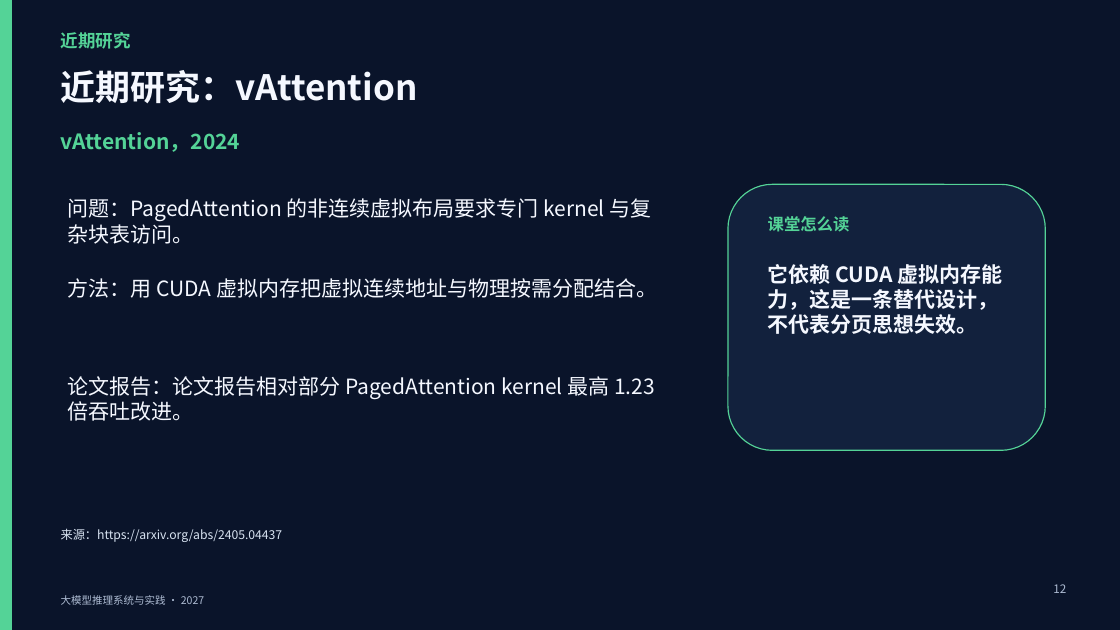
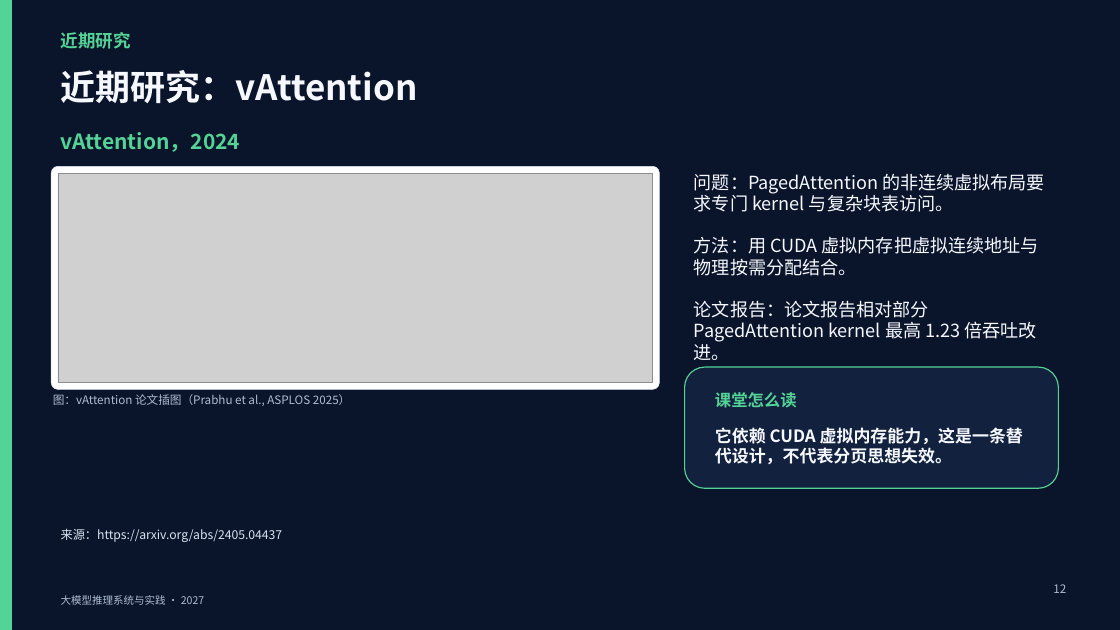
Before and after one commit to vLLM-HUST/intro-to-llm-inference-engines, a slide deck: slide 12 of build/slides/2027/lectures-8-pptx/第04讲_KV缓存与状态管理.pptx. Drawn at 1120x630 pixels with LibreOffice and Linux fonts; fonts in the diff are those of the drawing; grey boxes stand for pictures. Boxes give left, top, right and bottom in pixels: in the first picture for what was removed or moved away, otherwise in the second. Text is boxed around its words. In the diff, an @@ line names an element or a change of style, - is before the commit and + after.

```diff
--- a/build/slides/2027/lectures-8-pptx/第04讲_KV缓存与状态管理.pptx
+++ b/build/slides/2027/lectures-8-pptx/第04讲_KV缓存与状态管理.pptx
@@ rounded rectangle added at (51,166,660,390), fill #FFFFFF, outline #DDE3EE 0.5 pt @@
@@ picture added at (58,173,653,383) @@
@@ text "问题：PagedAttention 的非连续虚拟布局要求专门 kernel 与复杂块表访问。": place and size @@
-text "问题：PagedAttention 的非连续虚拟布局要求专门 kernel 与复杂块表访问。" at (68,198,652,244)
+text "问题：PagedAttention 的非连续虚拟布局要求专门 kernel 与复杂块表访问。" at (694,173,1045,212)
@@ text "方法：用 CUDA 虚拟内存把虚拟连续地址与物理按需分配结合。": place and size @@
-text "方法：用 CUDA 虚拟内存把虚拟连续地址与物理按需分配结合。" at (68,278,657,298)
+text "方法：用 CUDA 虚拟内存把虚拟连续地址与物理按需分配结合。" at (694,236,1039,276)
@@ size 18 to 15.5 pt in 3 elements at (694,173,1045,212), (694,236,1039,276), (694,300,1036,360) @@
@@ text "论文报告：论文报告相对部分 PagedAttention kernel 最高 1.23 ...": place and size @@
-text "论文报告：论文报告相对部分 PagedAttention kernel 最高 1.23 ..." at (68,376,655,421)
+text "论文报告：论文报告相对部分 PagedAttention kernel 最高 1.23 ..." at (694,300,1036,360)
@@ rounded rectangle: place and size @@
-rounded rectangle at (728,184,1046,450)
+rounded rectangle at (685,367,1059,488)
@@ text "课堂怎么读": place and size @@
-text "课堂怎么读" at (768,216,850,232)
+text "课堂怎么读" at (715,392,797,408)
@@ text added at (53,394,350,406), 10 pt, text #AEBCD3 @@
+图：vAttention 论文插图（Prabhu et al., ASPLOS 2025）
@@ text "它依赖 CUDA 虚拟内存能力，这是一条替代设计，不代表分页思想失效。": place and size @@
-text "它依赖 CUDA 虚拟内存能力，这是一条替代设计，不代表分页思想失效。" at (768,264,1002,334)
+text "它依赖 CUDA 虚拟内存能力，这是一条替代设计，不代表分页思想失效。" at (715,427,1023,464)
@@ text "它依赖 CUDA 虚拟内存能力，这是一条替代设计，不代表分页思想失效。" at (715,427,1023,464): size 18 to 14.5 pt @@
```
Also in this commit, not shown: 8 other slides changed, 5 other files.
